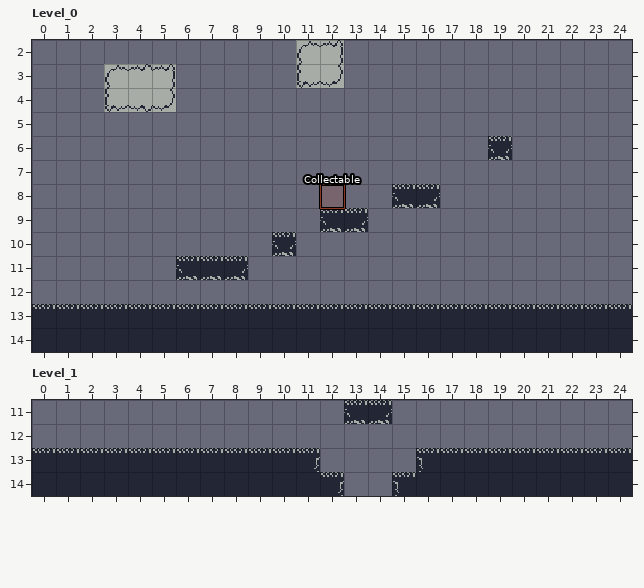
Two states of a LDtk project, source/levels/world.ldtk. The first picture shows the starting point.
Cells are 16x16 px. Shown: Level_0 x 0..24, y 2..14; Level_1 x 0..24, y 11..14.
After:
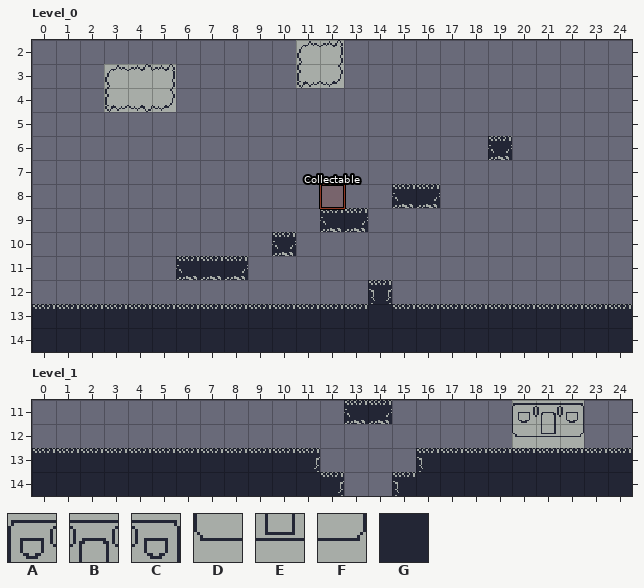
Key: from "Subway": A 17, B 18, C 19, D 25, E 26, F 27; from "Walls": G 1.
_ is an empty cell.
Tiles of an added or newly shown layer are drawn over the layers below it.
Change:
Layer "Walls", Level_0:
Tile G is added in row 12 at x 14.
Layer "Subway" (added), Level_1:
Tile A is added in row 11 at x 20.
Tile B is added in row 11 at x 21.
Tile C is added in row 11 at x 22.
Tile D is added in row 12 at x 20.
Tile E is added in row 12 at x 21.
Tile F is added in row 12 at x 22.
